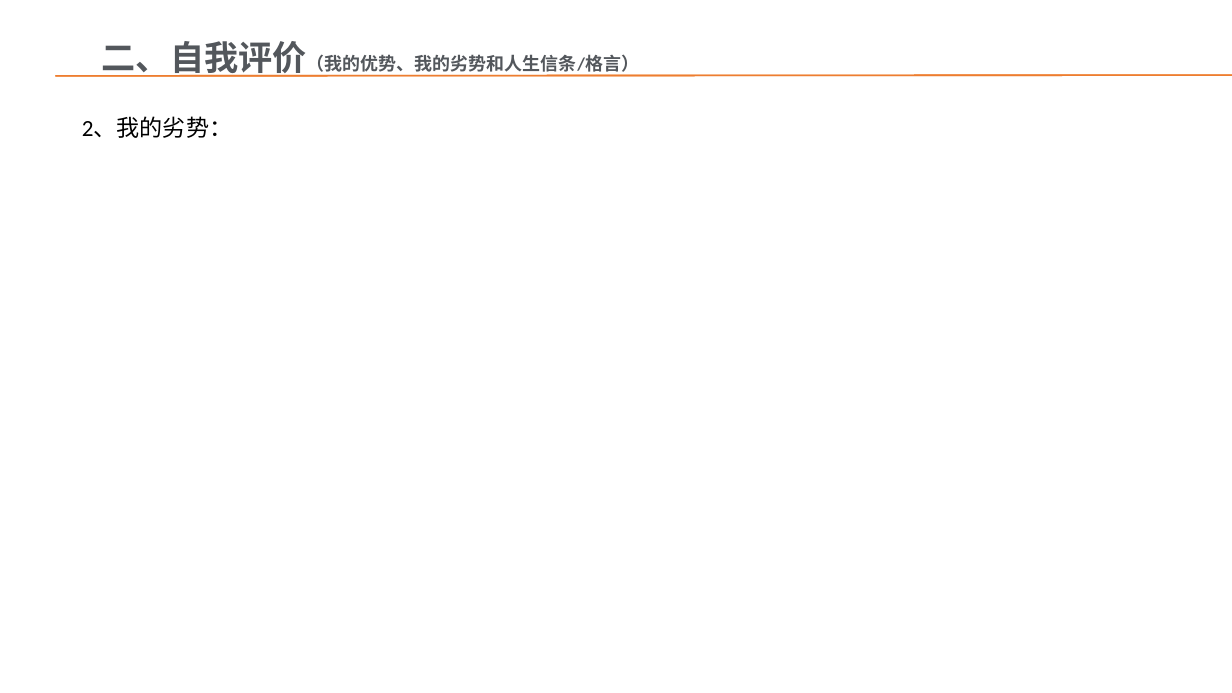
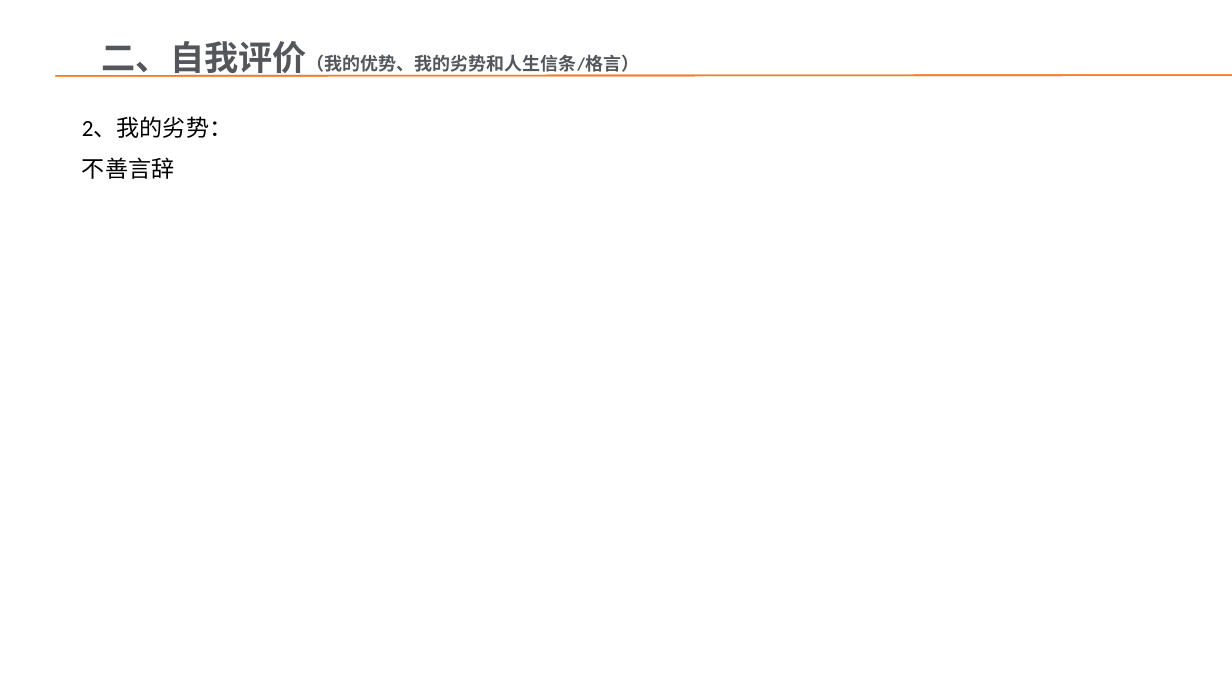
Before and after one commit to light-hong/2021web, a slide deck: slide 7 of 上海比户员工试用期转正PPT模版.pptx. Drawn at 1232x693 pixels with LibreOffice and Linux fonts; fonts in the diff are those of the drawing; background and template pictures are left out. Boxes give left, top, right and bottom in pixels: in the first picture for what was removed or moved away, otherwise in the second. Text is boxed around its words. In the diff, an @@ line names an element or a change of style, - is before the commit and + after.

```diff
--- a/上海比户员工试用期转正PPT模版.pptx
+++ b/上海比户员工试用期转正PPT模版.pptx
@@ text added at [82,157,174,179], 18 pt, text #000000 @@
+不善言辞
```
Also in this commit, not shown: 11 other slides changed.
